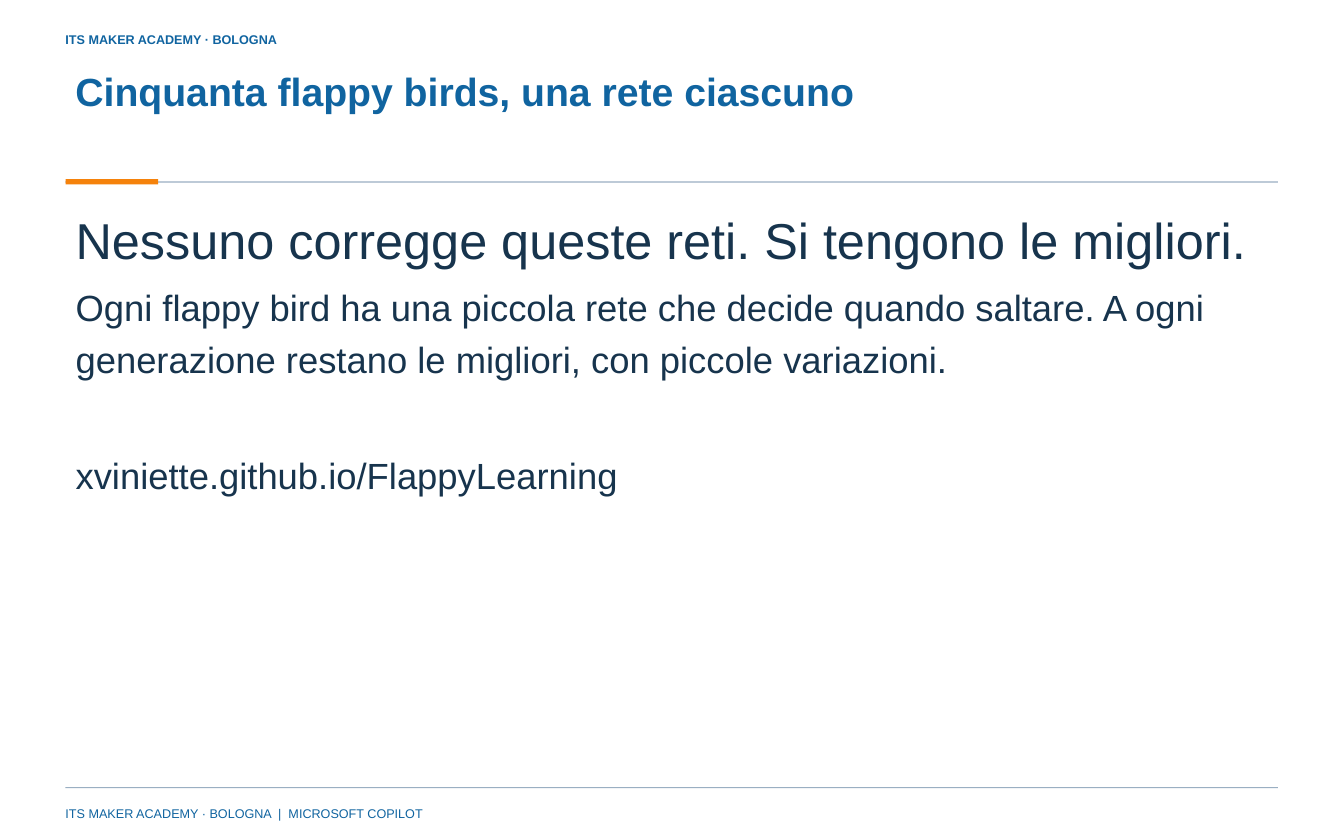
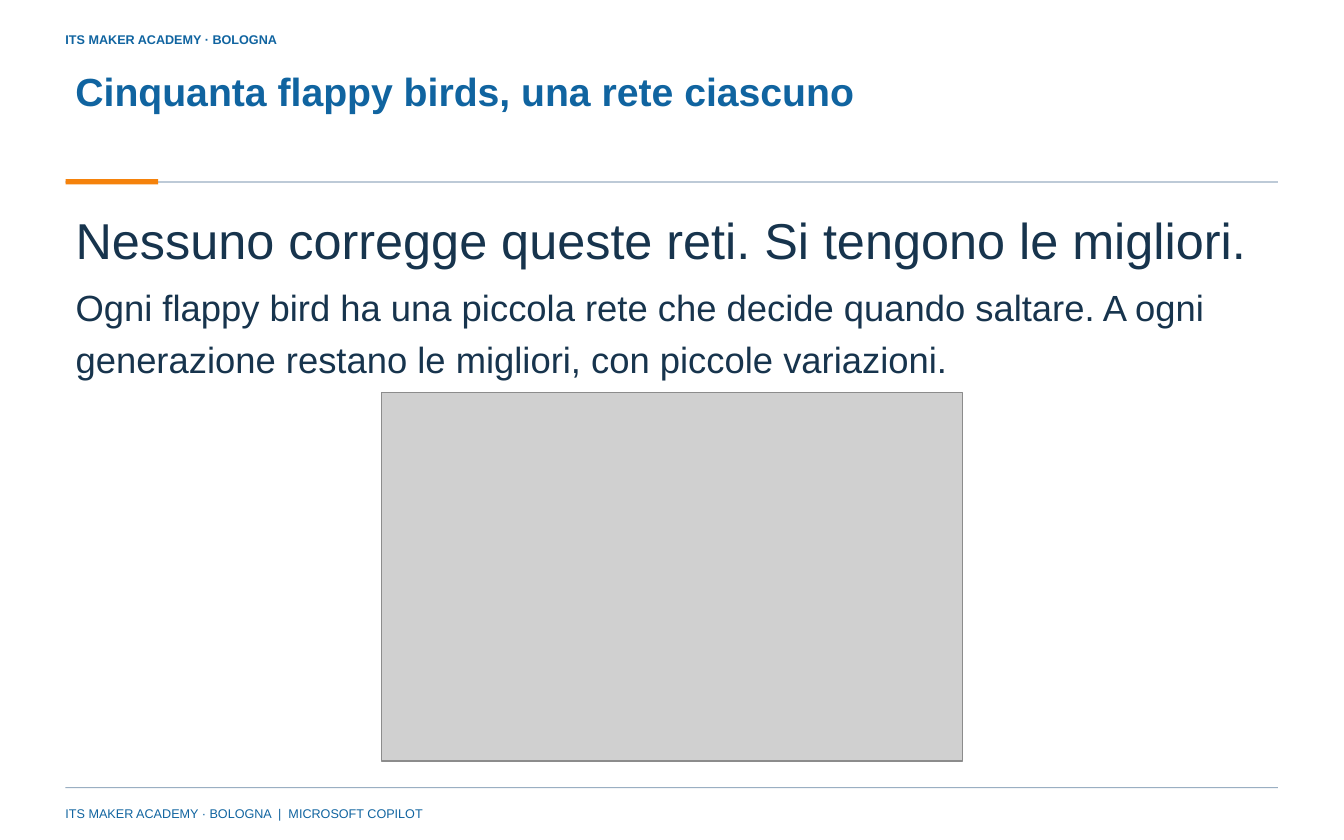
Before and after one commit to franzo9393/ITSCorso_UnslothStudio-Git, a slide deck: slide 16 of lezione 4 - reti neurali e agenti con orchestrazione/Lezione4_Reti_neurali_e_agenti_con_orchestrazione_ITS_MAKER.pptx (slide 10 before the commit). Drawn at 1344x840 pixels with LibreOffice and Linux fonts; fonts in the diff are those of the drawing; grey boxes stand for pictures; background and template pictures are left out. Boxes give left, top, right and bottom in pixels: in the first picture for what was removed or moved away, otherwise in the second. Text is boxed around its words. In the diff, an @@ line names an element or a change of style, - is before the commit and + after.

Commit message:
Lezione 4: slide 1-17 riscritte con schermate dei siti, quadro d'insieme e previsioni (47 slide); regole sulle schermate in AGENTS.md

```diff
--- a/lezione 4 - reti neurali e agenti con orchestrazione/Lezione4_Reti_neurali_e_agenti_con_orchestrazione_ITS_MAKER.pptx
+++ b/lezione 4 - reti neurali e agenti con orchestrazione/Lezione4_Reti_neurali_e_agenti_con_orchestrazione_ITS_MAKER.pptx
@@ picture added at (x1=381, y1=392, x2=962, y2=761) @@
@@ text removed at (x1=76, y1=462, x2=618, y2=497) @@
-xviniette.github.io/FlappyLearning
```
Also in this commit, not shown: 6 other slides changed, 7 slides added, 1 slide removed, 29 other files.
